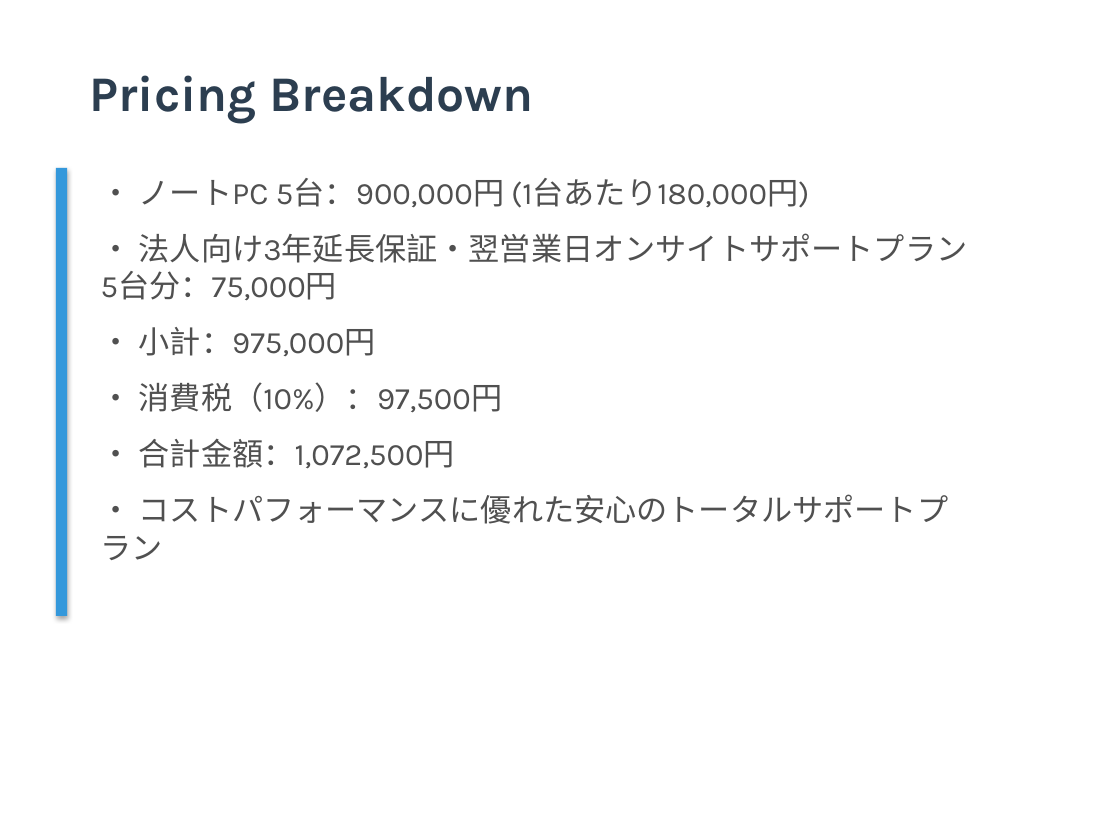
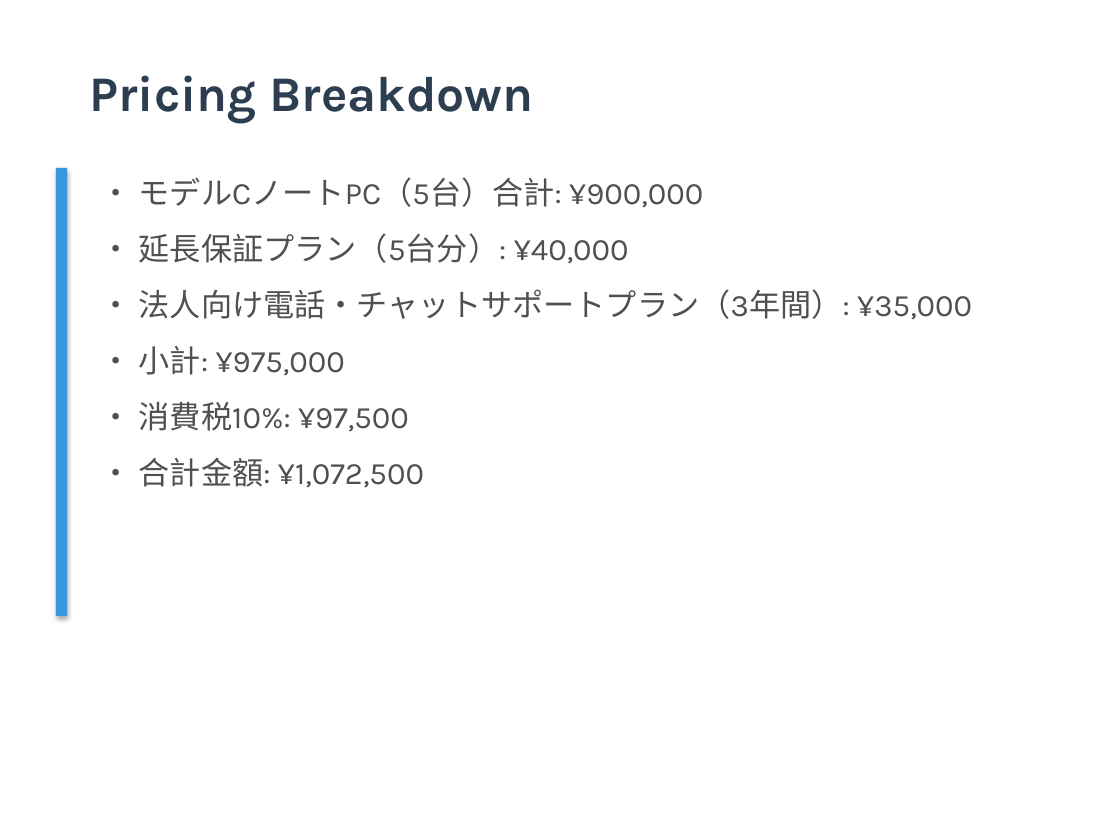
Before and after one commit to TejasGupta-27/b2b-sales-backend, a slide deck: slide 5 of Data/pitch_decks/pitch_deck_001.pptx. Drawn at 1120x840 pixels with LibreOffice and Linux fonts; fonts in the diff are those of the drawing. Boxes give left, top, right and bottom in pixels: in the first picture for what was removed or moved away, otherwise in the second. Text is boxed around its words. In the diff, an @@ line names an element or a change of style, - is before the commit and + after.

```diff
--- a/Data/pitch_decks/pitch_deck_001.pptx
+++ b/Data/pitch_decks/pitch_deck_001.pptx
@@ text at (x1=139, y1=177, x2=972, y2=487): text changed @@
-• ノートPC 5台：900,000円 (1台あたり180,000円)
-• 法人向け3年延長保証・翌営業日オンサイトサポートプラン 5台分：75,000円
-• 小計：975,000円
-• 消費税（10%）：97,500円
-• 合計金額：1,072,500円
-• コストパフォーマンスに優れた安心のトータルサポートプラン
+• モデルCノートPC（5台）合計: ¥900,000
+• 延長保証プラン（5台分）: ¥40,000
+• 法人向け電話・チャットサポートプラン（3年間）: ¥35,000
+• 小計: ¥975,000
+• 消費税10%: ¥97,500
+• 合計金額: ¥1,072,500
```
Also in this commit, not shown: 8 other slides changed, 5 other files.
